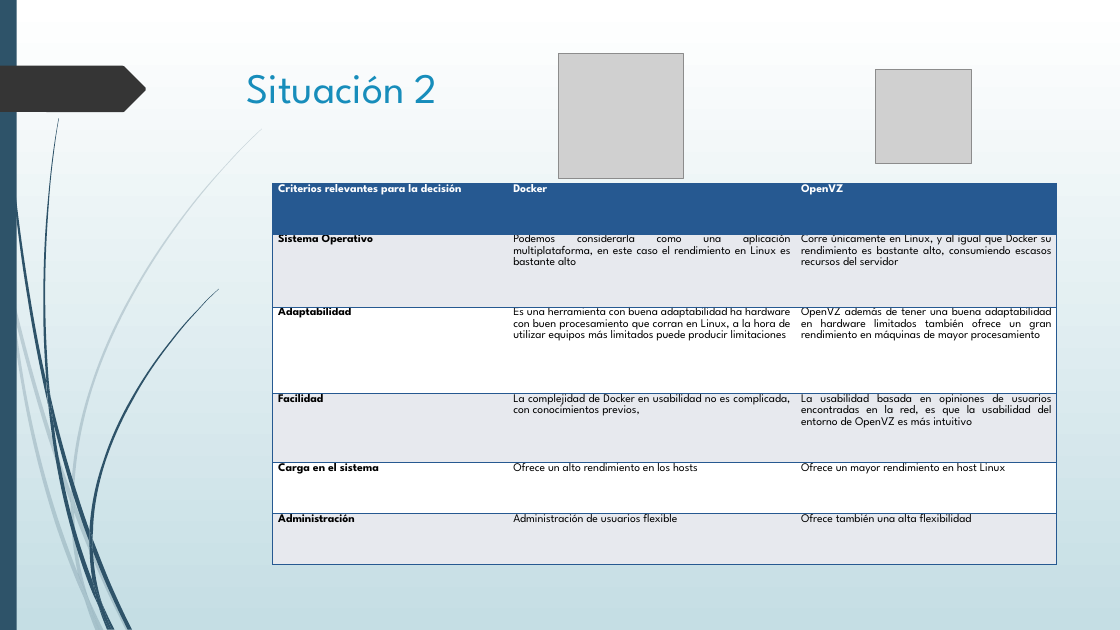
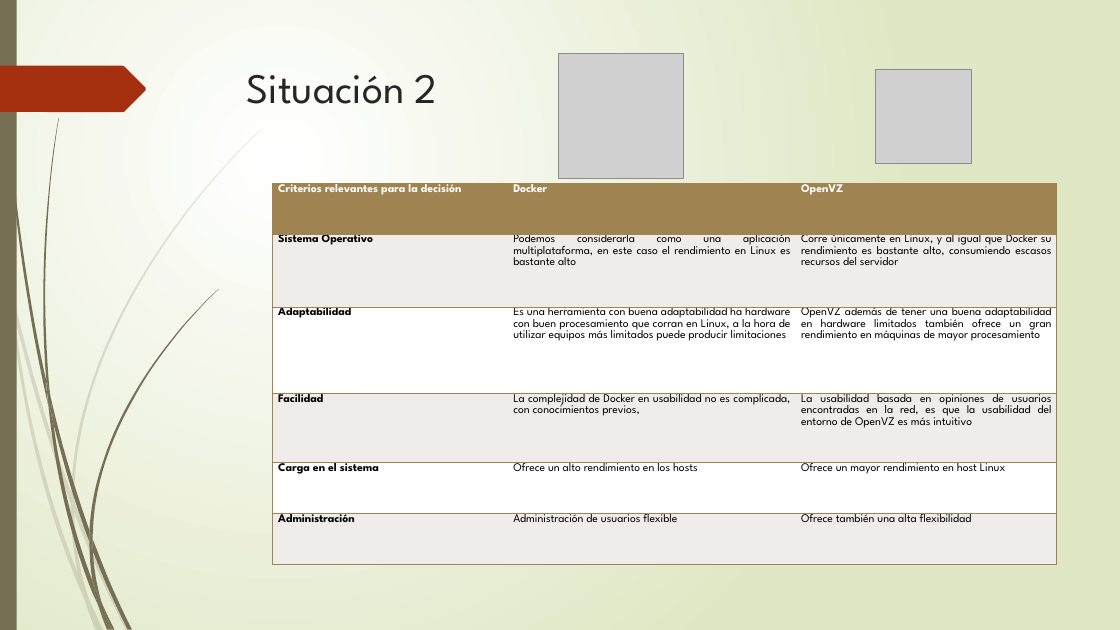
Before and after one commit to DiegoUAH/TG2, a slide deck: slide 5 of TG2 - AdrianBlancoDominguez.pptx. Drawn at 1120x630 pixels with LibreOffice and Linux fonts; fonts in the diff are those of the drawing; grey boxes stand for pictures. Boxes give left, top, right and bottom in pixels: in the first picture for what was removed or moved away, otherwise in the second. Text is boxed around its words. In the diff, an @@ line names an element or a change of style, - is before the commit and + after.

```diff
--- a/TG2 - AdrianBlancoDominguez.pptx
+++ b/TG2 - AdrianBlancoDominguez.pptx
@@ background gradient #FFFFFF to #C5DEE5 to gradient #FFFFFF to #DFE8C4 @@
@@ freeform shape at box(3, 0, 48, 404): fill #2E5369 to #766F54; outline redrawn @@
@@ title "Situación 2" at box(247, 74, 438, 104): text colour #178DBB to #262626 @@
@@ freeform shape at box(0, 66, 146, 112): fill #353535 to #A53010 @@
@@ fill #2E5369 to #766F54 in 12 elements at box(50, 397, 89, 542), box(92, 539, 132, 629), box(48, 401, 98, 607), box(103, 604, 115, 630), box(46, 377, 54, 424), box(89, 289, 218, 539), box(98, 607, 109, 630), box(89, 542, 102, 604), box(89, 530, 92, 551), box(92, 581, 112, 629), box(0, 0, 17, 630), box(43, 118, 59, 397) @@
@@ table at box(273, 183, 1058, 565) @@
@@ fill #265991 to #9F8351 in row 1 @@
@@ fill #E8EAEE to #F0EDE9 in 9 cells @@
@@ borders changed @@
@@ fill #2E5369 at 20% opacity to #766F54 at 20% opacity in 10 elements at box(0, 237, 9, 294), box(12, 290, 71, 503), box(74, 501, 130, 630), box(88, 597, 104, 630), box(9, 294, 85, 600), box(71, 503, 88, 597), box(71, 129, 262, 501), box(85, 600, 100, 630), box(71, 492, 74, 513), box(78, 574, 100, 630) @@
```
Also in this commit, not shown: 4 other slides changed.
